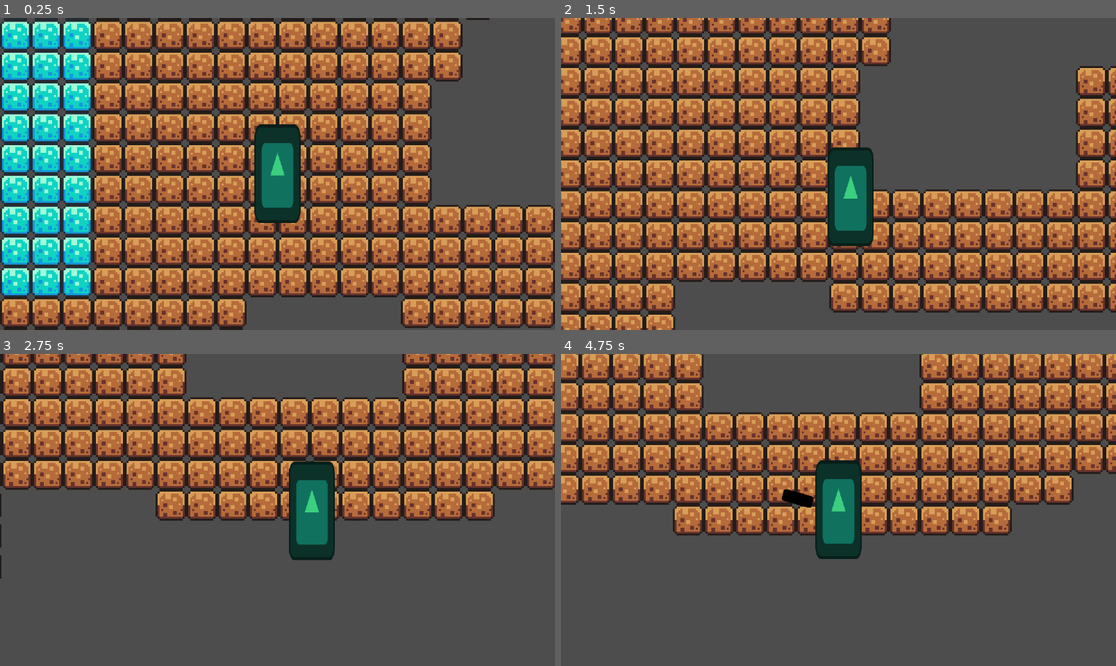
Above: before the commit, frames 1-4 (two rows, left to right).
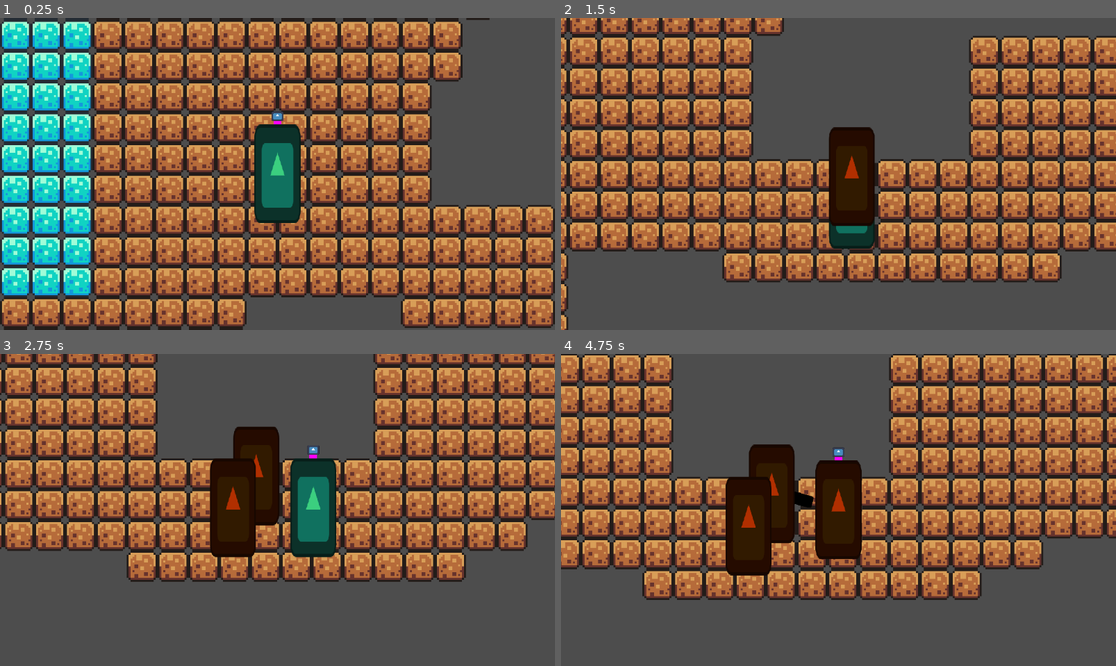
Above: after the commit, the same moments.

Repository: MenacingGhost/GMTK-Jam-2024
Game: Godot game, scene res://Scenes/index.tscn
Two runs of this game, one before a commit and one after it. Both use one fixed random seed, a clock stepped at 60 frames per second and the inputs below. The engine's default icon, where the game draws it, is replaced by a stand-in: a white triangle on a blue panel in a dark square.
Inputs (mouse positions are in pixels of both pictures, inside the frame that each line leads up to):
- Up to frame 1 (0.25 s): no input
- Up to frame 2 (1.5 s): tap Enter at 0.5 s; move the mouse to (960, 158) at 0.52 s; hold D (right) 0.53-1.28 s; click (960, 158) at 0.6 s; tap Space (shed, bound only after the commit) at 0.8, 1.35 s; move the mouse to (727, 189) at 1.27 s; hold S (down) from 1.28 s (still down)
- Up to frame 3 (2.75 s): click (166, 525) at 1.55 s; move the mouse to (333, 441) at 2.02 s; release S (down) at 2.03 s; hold D (right) from 2.03 s (still down); click (333, 441) at 2.1 s; tap Space (shed, bound only after the commit) at 2.3 s
- Up to frame 4 (4.75 s): move the mouse to (810, 572) at 2.77 s; release D (right) at 2.78 s; hold W (up) 2.78-3.53 s; tap E (switch_mode) at 2.85 s; click (810, 572) at 3.05 s; move the mouse to (1005, 556) at 3.52 s; hold A (left) from 3.53 s (still down); tap Space (shed, bound only after the commit) at 3.6, 4.25 s; move the mouse to (672, 463) at 4.27 s; click (672, 463) at 4.35 s

The runs differ from the first frame. In frame 1, less than 0.1% of the frame differs, in the area x 48-52%, y 29-35%; in frame 2, 64%, in the area x 0-100%, y 0-100%; in frame 3, 43%; in frame 4, 50%.

Commit message:
Added basic shedding mechanic

Diff:
--- a/gmtk/Scenes/gecko.gd
+++ b/gmtk/Scenes/gecko.gd
@@ -4,6 +4,8 @@
 var SPEED = 100.0
 
 signal actionPressed
+
+signal shed
 
 var ClimbState = true
 var ShootState = false
@@ -12,9 +14,11 @@
 func _process(delta):
 	$GunPivotPoint.look_at(get_global_mouse_position())
 
-	if ShootState == true:
-		if Input.is_action_just_pressed("action"):
-			emit_signal("actionPressed")
+	if Input.is_action_just_pressed("action"):
+		emit_signal("actionPressed" , get_global_mouse_position())
+
+	if Input.is_action_just_pressed("shed"):
+		emit_signal("shed")
 
 	if Input.is_action_just_pressed("switch_mode"):
 		if ClimbState == true:
--- a/gmtk/Scenes/gecko.tscn
+++ b/gmtk/Scenes/gecko.tscn
@@ -1,7 +1,8 @@
-[gd_scene load_steps=4 format=3 uid="uid://vbonyx1ljyb7"]
+[gd_scene load_steps=5 format=3 uid="uid://vbonyx1ljyb7"]
 
 [ext_resource type="Texture2D" uid="uid://c3jju87wmik5w" path="res://icon.svg" id="1_cqm5b"]
 [ext_resource type="Script" path="res://Scenes/gecko.gd" id="1_ha75w"]
+[ext_resource type="PackedScene" uid="uid://b6tostdx66mm3" path="res://Scenes/tounge.tscn" id="3_j5vjh"]
 
 [sub_resource type="CapsuleShape2D" id="CapsuleShape2D_3gxvm"]
 radius = 11.0
@@ -9,14 +10,6 @@
 
 [node name="Gecko" type="CharacterBody2D"]
 script = ExtResource("1_ha75w")
-
-[node name="Icon" type="Sprite2D" parent="."]
-modulate = Color(0.231257, 0.810925, 0.499238, 1)
-scale = Vector2(0.186523, 0.400391)
-texture = ExtResource("1_cqm5b")
-
-[node name="CollisionShape2D" type="CollisionShape2D" parent="."]
-shape = SubResource("CapsuleShape2D_3gxvm")
 
 [node name="GunPivotPoint" type="Node2D" parent="."]
 
@@ -26,3 +19,14 @@
 position = Vector2(22, 0)
 scale = Vector2(0.125, 0.0488281)
 texture = ExtResource("1_cqm5b")
+
+[node name="Tounge" parent="." instance=ExtResource("3_j5vjh")]
+position = Vector2(0, -28)
+
+[node name="Icon" type="Sprite2D" parent="."]
+modulate = Color(0.231257, 0.810925, 0.499238, 1)
+scale = Vector2(0.186523, 0.400391)
+texture = ExtResource("1_cqm5b")
+
+[node name="CollisionShape2D" type="CollisionShape2D" parent="."]
+shape = SubResource("CapsuleShape2D_3gxvm")
--- a/gmtk/Scenes/index.gd
+++ b/gmtk/Scenes/index.gd
@@ -11,8 +11,11 @@
 		$Gecko.climbable = false
 
 
-func _on_gecko_action_pressed():
-	spawn_bullet()
+func _on_gecko_action_pressed(target):
+	if $Gecko.ShootState == true:
+		spawn_bullet()
+	if $Gecko.ClimbState == true:
+		tounge_hook(target)
 
 func spawn_bullet():
 	const BULLET = preload("res://Scenes/bullet.tscn")
@@ -20,3 +23,16 @@
 	new_bullet.global_position = $Gecko/GunPivotPoint/Gun.global_position
 	new_bullet.rotation = $Gecko/GunPivotPoint.rotation
 	add_child(new_bullet)
+
+func tounge_hook(target):
+	print(target)
+	$Gecko.global_position = target
+
+func _on_gecko_shed():
+	const SHED = preload("res://Scenes/shedded_skin.tscn")
+	var new_shed = SHED.instantiate()
+	new_shed.global_position = $Gecko.global_position
+	new_shed.climbable = $Gecko.climbable
+	new_shed.SPEED = $Gecko.SPEED
+	new_shed.scale = $Gecko.scale
+	add_child(new_shed)
--- a/gmtk/Scenes/index.tscn
+++ b/gmtk/Scenes/index.tscn
@@ -154,3 +154,4 @@
 position_smoothing_enabled = true
 
 [connection signal="actionPressed" from="Gecko" to="." method="_on_gecko_action_pressed"]
+[connection signal="shed" from="Gecko" to="." method="_on_gecko_shed"]
--- /dev/null
+++ b/gmtk/Scenes/shedded_skin.gd
@@ -0,0 +1,15 @@
+extends CharacterBody2D
+
+var climbable = false
+var SPEED = 100.0
+
+func _physics_process(delta):
+	if climbable == true:
+		velocity.x = move_toward(velocity.x, 0, SPEED)
+		velocity.y = move_toward(velocity.y, 0, SPEED)
+	else:
+		velocity += get_gravity() * delta
+
+	move_and_slide()
+
+	move_and_slide()
--- /dev/null
+++ b/gmtk/Scenes/shedded_skin.tscn
@@ -0,0 +1,20 @@
+[gd_scene load_steps=4 format=3 uid="uid://1bimsid7f8gj"]
+
+[ext_resource type="Script" path="res://Scenes/shedded_skin.gd" id="1_58g7h"]
+[ext_resource type="Texture2D" uid="uid://c3jju87wmik5w" path="res://icon.svg" id="1_goye1"]
+
+[sub_resource type="CapsuleShape2D" id="CapsuleShape2D_v2jlf"]
+height = 50.0
+
+[node name="Shedded Skin" type="CharacterBody2D"]
+collision_layer = 0
+collision_mask = 0
+script = ExtResource("1_58g7h")
+
+[node name="Icon" type="Sprite2D" parent="."]
+modulate = Color(0.694597, 0.18365, 0, 1)
+scale = Vector2(0.186523, 0.400391)
+texture = ExtResource("1_goye1")
+
+[node name="CollisionShape2D" type="CollisionShape2D" parent="."]
+shape = SubResource("CapsuleShape2D_v2jlf")
--- /dev/null
+++ b/gmtk/Scenes/tounge.tscn
@@ -0,0 +1,27 @@
+[gd_scene load_steps=3 format=3 uid="uid://b6tostdx66mm3"]
+
+[ext_resource type="Texture2D" uid="uid://c3jju87wmik5w" path="res://icon.svg" id="1_t374s"]
+
+[sub_resource type="CapsuleShape2D" id="CapsuleShape2D_rn1u6"]
+radius = 3.0
+height = 6.0
+
+[node name="Tounge" type="Node2D"]
+
+[node name="ColorRect" type="ColorRect" parent="."]
+offset_left = -2.0
+offset_top = -1.0
+offset_right = 2.0
+offset_bottom = 9.0
+color = Color(1, 0, 1, 1)
+
+[node name="CharacterBody2D" type="CharacterBody2D" parent="."]
+
+[node name="Icon" type="Sprite2D" parent="CharacterBody2D"]
+position = Vector2(0, -2)
+scale = Vector2(0.0483398, 0.0380859)
+texture = ExtResource("1_t374s")
+
+[node name="CollisionShape2D" type="CollisionShape2D" parent="CharacterBody2D"]
+position = Vector2(0, -2)
+shape = SubResource("CapsuleShape2D_rn1u6")
--- a/gmtk/project.godot
+++ b/gmtk/project.godot
@@ -47,6 +47,11 @@
 "events": [Object(InputEventKey,"resource_local_to_scene":false,"resource_name":"","device":-1,"window_id":0,"alt_press …(192 unchanged characters)…
 ]
 }
+shed={
+"deadzone": 0.5,
+"events": [Object(InputEventKey,"resource_local_to_scene":false,"resource_name":"","device":-1,"window_id":0,"alt_pressed":false,"shift_pressed":false,"ctrl_pressed":false,"meta_pressed":false,"pressed":false,"keycode":0,"physical_keycode":32,"key_label":0,"unicode":32,"location":0,"echo":false,"script":null)
+]
+}
 
 [rendering]
 
Not shown, added: gmtk/Scenes/she3452.tmp
